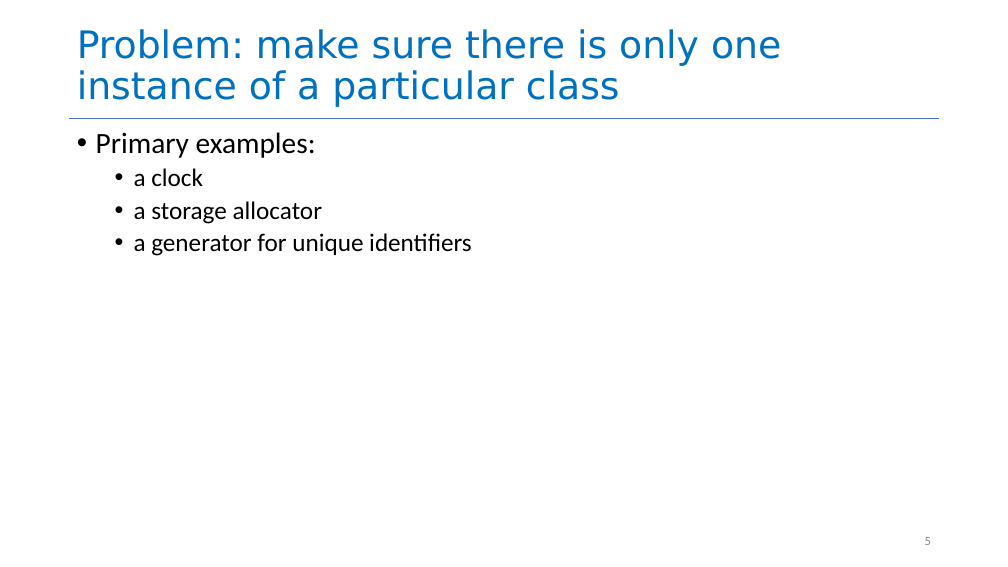
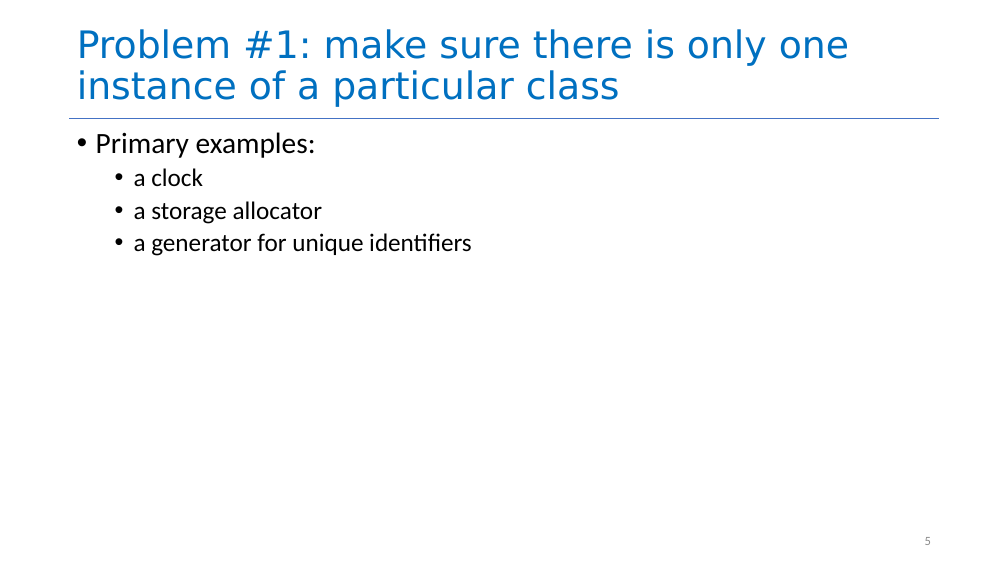
Before and after one commit to neu-se/CS4530-CS5500-Spring-2021, a slide deck: slide 5 of Slides/Lesson 2.4 Design Patterns (contd).pptx. Drawn at 1008x567 pixels with LibreOffice and Linux fonts; fonts in the diff are those of the drawing. Boxes give left, top, right and bottom in pixels: in the first picture for what was removed or moved away, otherwise in the second. Text is boxed around its words. In the diff, an @@ line names an element or a change of style, - is before the commit and + after.

```diff
--- a/Slides/Lesson 2.4 Design Patterns (contd).pptx
+++ b/Slides/Lesson 2.4 Design Patterns (contd).pptx
@@ title at <box>77,29,849,107</box>: text changed @@
-Problem: make sure there is only one instance of a particular class
+Problem #1: make sure there is only one instance of a particular class
```
Also in this commit, not shown: 7 other slides changed, 18 other files.
